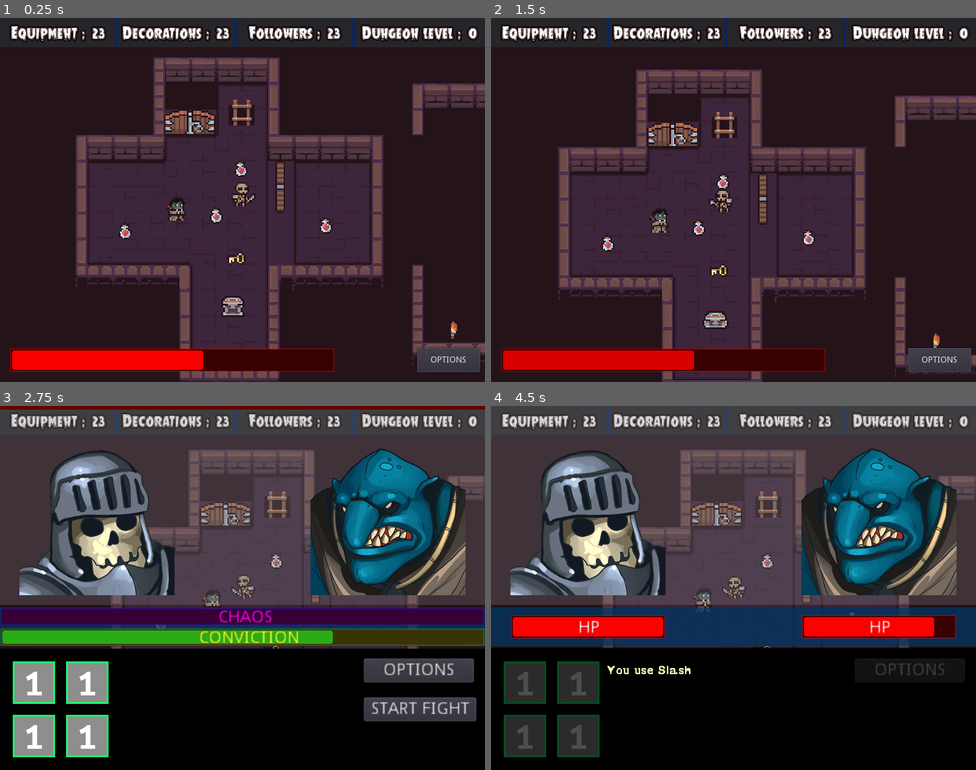
Above: before the commit, frames 1-4 (two rows, left to right).
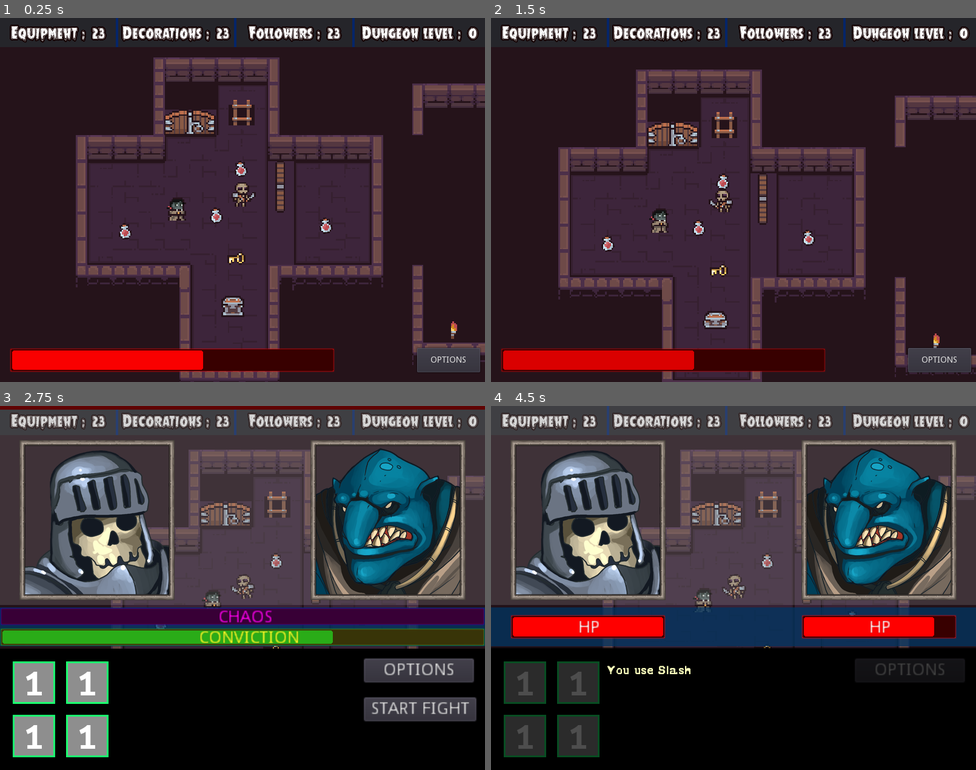
Above: after the commit, the same moments.

Repository: ktosox/Godot_Wild_06_2020
Game: Godot game, scene res://LEVELS/TEST/GameLevel.tscn
Two runs of this game, one before a commit and one after it. Both use one fixed random seed, a clock stepped at 60 frames per second and the inputs below. This scene is started directly instead of the project's main scene. Sound files missing from this copy of the repository are replaced by a short silence.
Inputs (mouse positions are in pixels of both pictures, inside the frame that each line leads up to):
- Up to frame 1 (0.25 s): no input
- Up to frame 2 (1.5 s): tap Enter (ui_accept) at 0.5, 0.77 s; move the mouse to (840, 181) at 0.52 s; press the mouse at (840, 181) at 0.53 s; move the mouse to (636, 218) at 1.27 s; release the mouse at (636, 218) at 1.28 s; click (636, 218) at 1.35 s
- Up to frame 3 (2.75 s): tap Enter (ui_accept) at 1.52 s; click "START FIGHT" at 2 s
- Up to frame 4 (4.5 s): click "START FIGHT" at 2.75 s; click (524, 682) at 3.5 s; click (578, 682) at 4.25 s

The runs differ from the first frame. In frame 1, less than 0.1% of the frame differs, in the area x 47-53%, y 47-51%; in frame 2, less than 0.1%; in frame 3, 3.0%; in frame 4, 3.1%, in the area x 4-96%, y 9-54%.

Commit message:
added and implemented frames in battle view

Diff:
--- a/Game/Battle/Battle_View.gd
+++ b/Game/Battle/Battle_View.gd
@@ -301,6 +301,7 @@
 	pass
 
 func hebuebue():
+	var audios = [$He,$Bue1,$Bue2,$Bue3,$Web]
 	randomize()
 	var he = [load("res://Battle/HeBue/He1.wav"),load("res://Battle/HeBue/He2.wav")]
 	var bue = [load("res://Battle/HeBue/Bue1.wav"),load("res://Battle/HeBue/Bue2.wav"),load("res://Battle/HeBue/Bue3.wav"),load("res://Battle/HeBue/Bue4.wav"),load("res://Battle/HeBue/Bue5.wav"),load("res://Battle/HeBue/Bue6.wav")]
@@ -315,6 +316,9 @@
 	hold = randi()%bue.size()
 	$Bue3.stream = bue[hold]
 	$Web.stream = web[randi()%web.size()]
+	for h in audios:
+		h.pitch_scale = 1.2+randf()*0.3
+
 	$He.play()
 	pass
 
--- a/Game/Battle/Battle_View.tscn
+++ b/Game/Battle/Battle_View.tscn
@@ -6,6 +6,7 @@
 [ext_resource path="res://textfieldFont.tres" type="DynamicFont" id=4]
 [ext_resource path="res://Battle/StatBAr.shader" type="Shader" id=5]
 [ext_resource path="res://Battle/AttackAnimations.tres" type="SpriteFrames" id=6]
+[ext_resource path="res://Battle/slot_04.png" type="Texture" id=7]
 
 [sub_resource type="Animation" id=1]
 resource_name = "Smash"
@@ -163,11 +164,24 @@
 margin_bottom = -8.0
 rect_scale = Vector2( -1, 1 )
 
+[node name="NinePatchRect" type="NinePatchRect" parent="VBoxContainer/ActorSpace/Enemy"]
+anchor_right = 1.0
+anchor_bottom = 1.0
+texture = ExtResource( 7 )
+
 [node name="Player" parent="VBoxContainer/ActorSpace" instance=ExtResource( 2 )]
 margin_left = 32.0
 margin_top = 56.0
 margin_right = -512.0
 margin_bottom = -8.0
+
+[node name="NinePatchRect" type="NinePatchRect" parent="VBoxContainer/ActorSpace/Player"]
+anchor_right = 1.0
+anchor_bottom = 1.0
+texture = ExtResource( 7 )
+__meta__ = {
+"_edit_use_anchors_": false
+}
 
 [node name="EnemyAttack" type="AnimationPlayer" parent="VBoxContainer/ActorSpace"]
 anims/Smash = SubResource( 1 )
--- a/Game/LEVELS/TEST/GameLevel.tscn
+++ b/Game/LEVELS/TEST/GameLevel.tscn
@@ -504,9 +504,6 @@
 [node name="Location" parent="Player" index="1"]
 position = Vector2( 32.1772, 56.0328 )
 
-[node name="AnimatedSprite" parent="Player/Location" index="2"]
-frame = 2
-
 [node name="Items" type="Node2D" parent="."]
 
 [node name="Potion" parent="Items" instance=ExtResource( 5 )]
Not shown: 1 places in Game/Battle/Battle_View.tscn that only renumber resources
Binary file added: Game/Battle/slot_04.png
Not shown, added: Game/Battle/slot_04.png.import
